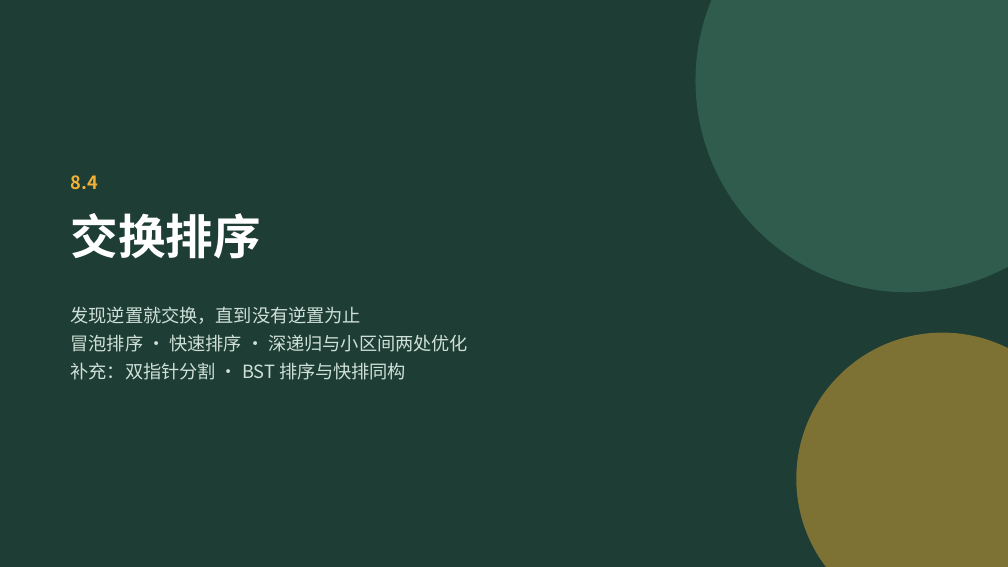
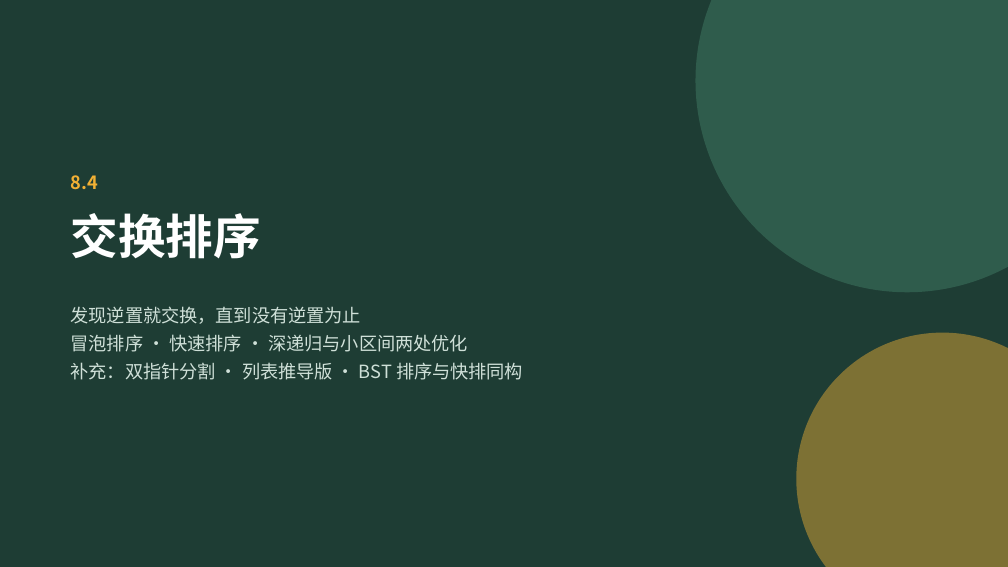
Before and after one commit to GMyhf/2026fall-cs201, a slide deck: slide 25 of courseware/202609_DSA_08_Sorting.pptx. Drawn at 1008x567 pixels with LibreOffice and Linux fonts; fonts in the diff are those of the drawing. Boxes give left, top, right and bottom in pixels: in the first picture for what was removed or moved away, otherwise in the second. Text is boxed around its words. In the diff, an @@ line names an element or a change of style, - is before the commit and + after.

```diff
--- a/courseware/202609_DSA_08_Sorting.pptx
+++ b/courseware/202609_DSA_08_Sorting.pptx
@@ text at [71,362,523,380]: text changed @@
-补充：双指针分割 · BST 排序与快排同构
+补充：双指针分割 · 列表推导版 · BST 排序与快排同构
```
Also in this commit, not shown: 48 other slides changed, 2 slides added, 2 other files.
